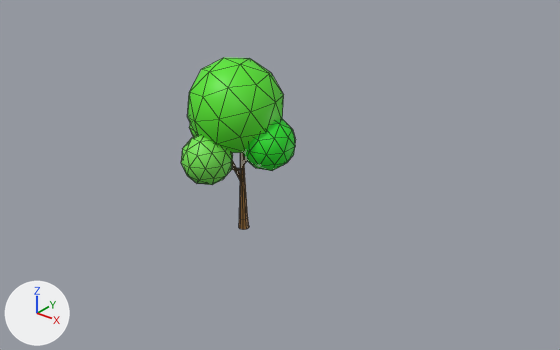
Renders of the Blender file Blender/Tree0.blend from each side of a commit.
Rendered twice from a camera (50 mm lens) standing at (350.0, -393.0, 295.0) and looking at (-11.0, 59.0, 14.0). Lighting does not change. The marker at lower left points along +X, +Y and +Z. Mesh edges are drawn as thin lines.

Objects in the first picture: 'Tree'.
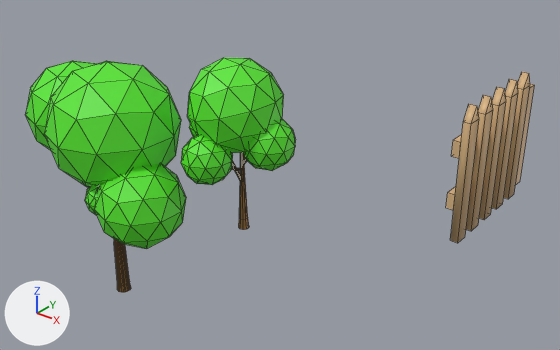
The newer file is also turned or shifted as a whole; pictures and numbers use the older file's frame.

Pixel boxes [x1, y1, x2, y2] of what changed, in the pictures (560 x 350 px):
'Tree1', added (green): after [26, 61, 186, 292]
    faces in mat_material_006 (green #57e72c): [26, 61, 186, 249]
    faces in mat_material_010 (brown #a07339): [114, 239, 131, 292]
'WoodenFence0', added: after [446, 72, 534, 243]
part 1 of me_cylinder_003, recoloured: [181, 136, 233, 185] in both
part 2 of me_cylinder_003, recoloured: [189, 123, 197, 137] in both
part 3 of me_cylinder_003, recoloured: [243, 119, 296, 171] in both

Edits to the bpy script that builds the scene:
```text
Add mat_m_burlywood:
    mat_m_burlywood = principled_material('M_Burlywood')
    mat_m_burlywood.base_color = (0.73, 0.479, 0.242)  # beige #deb887
Change me_cylinder_003:
    where me_cylinder_003.from_pydata(...)  # 402 vertices, 500 faces; spans x -25.1..23.0, y -26.0..21.9, z -2.5..67.4
    used by ob_tree; location = (0.0, 0.0, 0.0); scale = (1.93, 1.93, 1.93)
    me_cylinder_003 part 1: all 80 faces that had it switch from mat_material_007 (green #74e750) to mat_material_006 (green #57e72c)
    me_cylinder_003 part 2: all 80 faces that had it switch from mat_material_005 (green #62e738) to mat_material_006 (green #57e72c)
    me_cylinder_003 part 3: all 80 faces that had it switch from mat_material_008 (green #23e726) to mat_material_006 (green #57e72c)
    remove me_cylinder_003.materials.append(mat_material_009)  # green #59e726
Add me_woodenfence0_0:
    me_woodenfence0_0.from_pydata(...)  # 74 vertices, 63 faces; spans x -0.42..0.08, y -0.15..3.61, z -0.22..2.92
    me_woodenfence0_0.materials.append(mat_m_burlywood)  # beige #deb887
Add me_tree1:
    me_tree1.from_pydata(...)  # 786 vertices, 690 faces; spans x -1643.0..1500.0, y -991.0..950.0, z -100.0..3452.0
    # faces by material slot: [400, 290]
    me_tree1.materials.append(mat_material_006)  # green #57e72c
    me_tree1.materials.append(mat_material_010)  # brown #a07339
Add ob_woodenfence0:
    ob_woodenfence0 = bpy.data.objects.new('WoodenFence0', me_woodenfence0_0)
    ob_woodenfence0.location = (143.3, 74.5, 9.9)
    ob_woodenfence0.scale = (33.5, 33.5, 33.5)
Add ob_tree1:
    ob_tree1 = bpy.data.objects.new('Tree1', me_tree1)
    ob_tree1.location = (-107.1, -37.4, -81.7)
    ob_tree1.scale = (0.0589, 0.0589, 0.0589)
```
